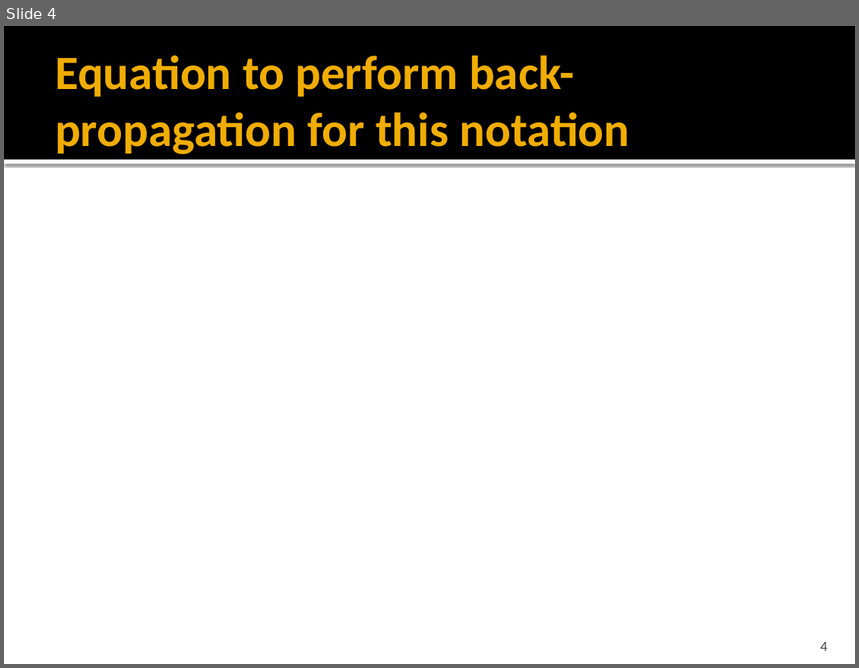
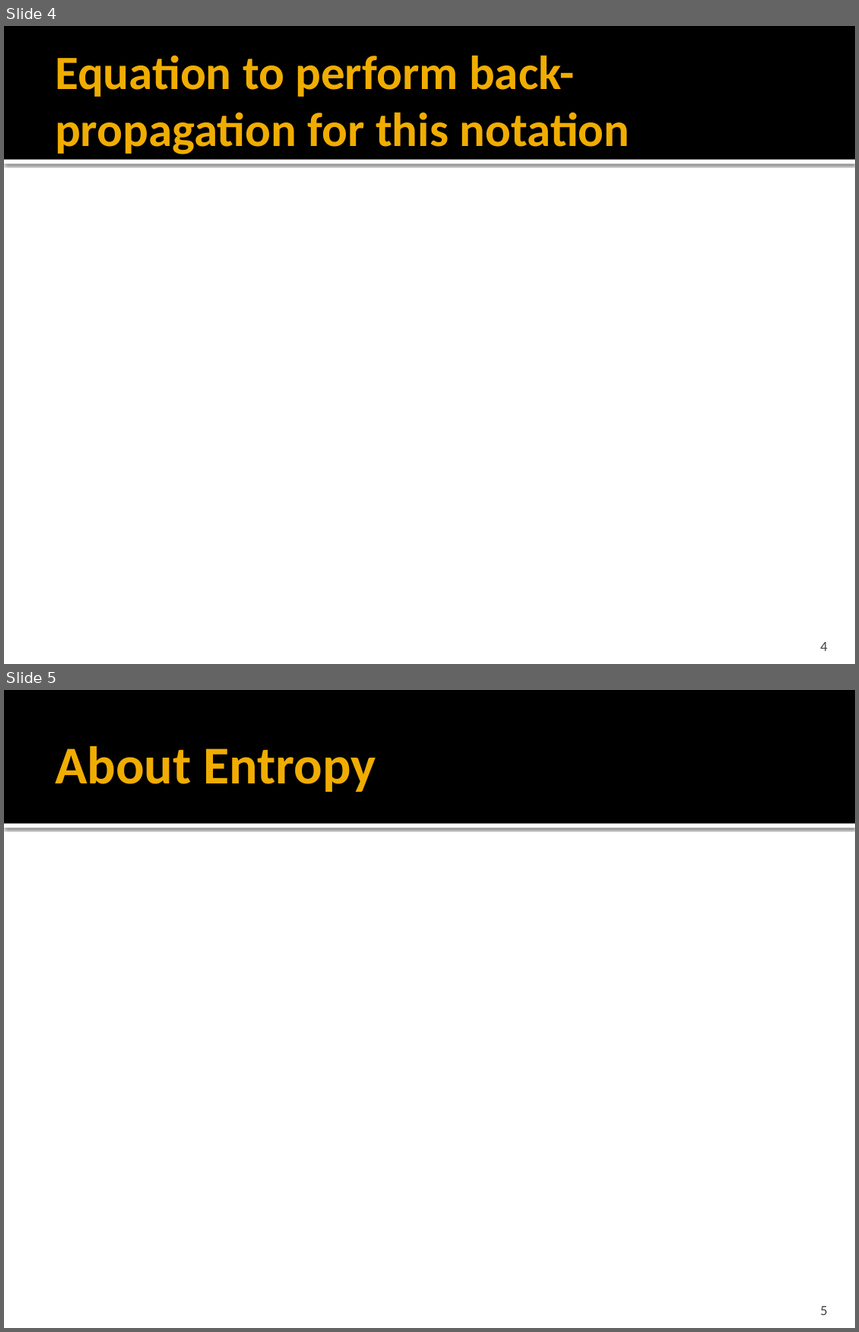
Before and after one commit to kamzolov-opt/libSiriusOpt, a slide deck: lectures/L9_multilayer_nn_forward_and_backward.pptx. Shown one above the other, each under a label of ours: slide 4 before the commit, slides 4 and 5 after it. The pictures are 859x668 and 859x1332 pixels, drawn with LibreOffice and Linux fonts; fonts in the diff are those of the drawing; grey boxes stand for pictures. Boxes give left, top, right and bottom in pixels: in the first picture for what was removed or moved away, otherwise in the second. Text is boxed around its words. In the diff, an @@ line names an element or a change of style, - is before the commit and + after.

```diff
--- a/lectures/L9_multilayer_nn_forward_and_backward.pptx
+++ b/lectures/L9_multilayer_nn_forward_and_backward.pptx
@@ slide 5 added at (x1=4, y1=690, x2=855, y2=1328), background #FFFFFF; not listed: 2 template elements that a slide beside it also shows @@
@@ title added at (x1=55, y1=746, x2=376, y2=792), 45 pt, text #F0AD00, bold @@
+About Entropy
@@ page number added at (x1=820, y1=1306, x2=827, y2=1315), 12 pt, text #454545 @@
+5
```
Also in this commit, not shown: 4 other slides added.
